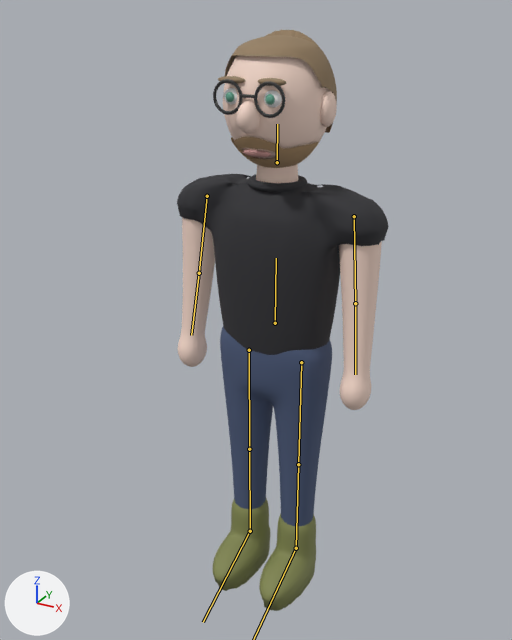
The glTF model assets/chars/julian.glb as it was, and as the next commit left it.
Both versions are drawn from a camera (50 mm lens) standing at (1.04, -2.032, 2.092) and looking at (-0.03, -0.087, 1.119). Every picture has the same lights, and +X, +Y and +Z are marked at lower left. The first picture is the older version. The bones that change are drawn over the model as lines.

The first picture shows 'Hals', 'Haut_Koerper', 'Hose', 'Kopf_Gruppe', 'Kragen', 'Schuh_L', 'Schuh_R', 'Shirt'.
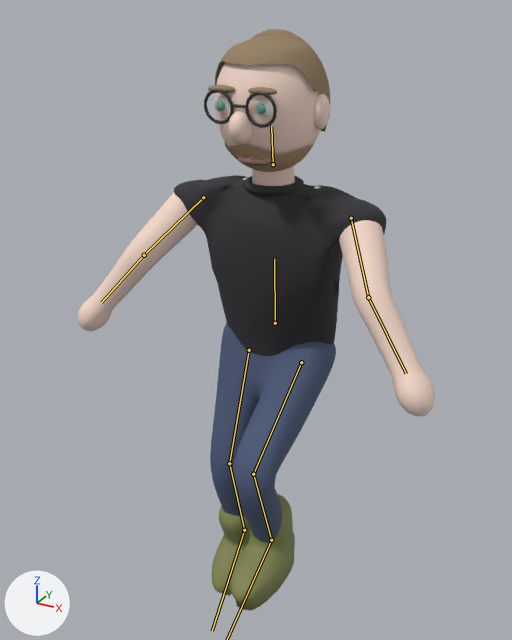
The newer file adds an action. The first version stands in its rest pose; the second is drawn at frame 11 of the action 'Jump'.

Location of each change, [x1, y1, x2, y2] in pixels of the pictures (512 x 640 px):
'Shirt', posed
    before: [177, 174, 389, 355]
    after: [173, 175, 387, 357]
'Hose', posed
    before: [220, 326, 332, 526]
    after: [210, 323, 336, 542]
'Haut_Koerper', posed (75% wider, 15% taller)
    before: [178, 217, 382, 410]
    after: [78, 193, 435, 416]
'Kopf_Gruppe', posed
    before: [213, 30, 337, 168]
    after: [204, 29, 330, 172]
'Schuh_L', posed
    before: [259, 514, 316, 611]
    after: [231, 494, 295, 611]
'Schuh_R', posed
    before: [213, 498, 270, 591]
    after: [211, 506, 250, 596]
'Hals', posed
    before: [256, 164, 298, 183]
    after: [252, 166, 295, 186]
'Kragen', posed (11% taller)
    before: [247, 175, 307, 192]
    after: [243, 176, 304, 195]
bone 'Spine', root to tip
    before: (275, 323) to (276, 258)
    after: (275, 323) to (274, 259)
bone 'Head', root to tip
    before: (277, 162) to (277, 124)
    after: (273, 164) to (271, 126)
bone 'UpperArm.L', root to tip
    before: (354, 216) to (355, 303)
    after: (351, 218) to (368, 297)
bone 'LowerArm.L', root to tip
    before: (355, 303) to (355, 374)
    after: (368, 297) to (406, 373)
bone 'UpperArm.R', root to tip
    before: (207, 196) to (199, 273)
    after: (203, 197) to (144, 255)
bone 'LowerArm.R', root to tip
    before: (199, 273) to (191, 335)
    after: (144, 255) to (101, 302)
bone 'UpperLeg.L', root to tip
    before: (301, 362) to (298, 464)
    after: (301, 362) to (253, 474)
bone 'LowerLeg.L', root to tip
    before: (298, 464) to (296, 548)
    after: (253, 474) to (271, 540)
bone 'UpperLeg.R', root to tip
    before: (249, 350) to (249, 449)
    after: (249, 350) to (229, 463)
bone 'LowerLeg.R', root to tip
    before: (249, 449) to (250, 531)
    after: (229, 463) to (244, 530)
bone 'Foot.R', root to tip
    before: (250, 531) to (203, 622)
    after: (244, 530) to (212, 631)

What the commit changed:
Bone 'Spine' (bone_spine) turns from (0, 0, 0) to (3, 0, 0) degrees about its own x, y and z.
Bone 'Head' (bone_head) turns from (0, 0, 0) to (3, 0, 0) degrees about its own x, y and z.
Bone 'UpperArm.L' (bone_upperarm_l) turns from (0, 0, 0) to (-34, 0, -35) degrees about its own x, y and z.
Bone 'LowerArm.L' (bone_lowerarm_l) turns from (0, 0, 0) to (25, 0, 0) degrees about its own x, y and z.
Bone 'UpperArm.R' (bone_upperarm_r) turns from (0, 0, 0) to (-34, 0, 35) degrees about its own x, y and z.
Bone 'LowerArm.R' (bone_lowerarm_r) turns from (0, 0, 0) to (25, 0, 0) degrees about its own x, y and z.
Bone 'UpperLeg.L' (bone_upperleg_l) turns from (0, 0, 0) to (-54, 0, 0) degrees about its own x, y and z.
Bone 'LowerLeg.L' (bone_lowerleg_l) turns from (0, 0, 0) to (74, 0, 0) degrees about its own x, y and z.
Bone 'Foot.L' (bone_foot_l) turns from (0, 0, 0) to (-15, 0, 0) degrees about its own x, y and z.
Bone 'UpperLeg.R' (bone_upperleg_r) turns from (0, 0, 0) to (-21, 0, 0) degrees about its own x, y and z.
Bone 'LowerLeg.R' (bone_lowerleg_r) turns from (0, 0, 0) to (36, 0, 0) degrees about its own x, y and z.
Bone 'Foot.R' (bone_foot_r) turns from (0, 0, 0) to (10, 0, 0) degrees about its own x, y and z.
